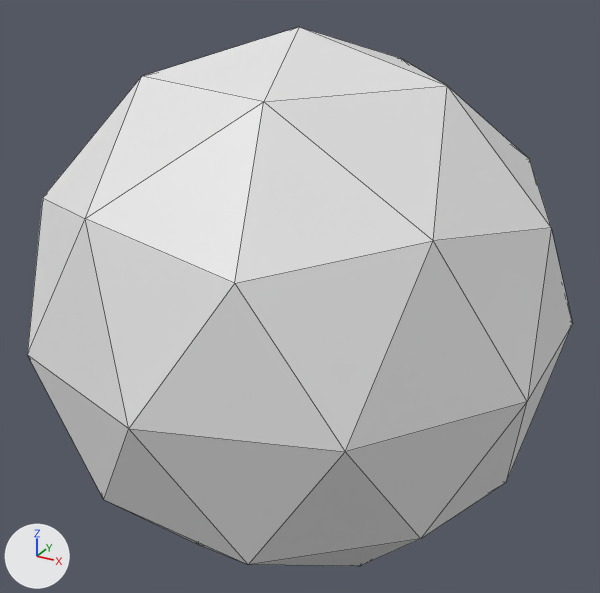
A saved change to the Blender file assets/icosphere.blend.
Camera for both pictures: a 50 mm lens placed at (1.395, -2.53, 1.29), pointed at (-0.002, 0.009, 0.021). Arrows for +X, +Y and +Z are at lower left; the lights stay in place. Mesh edges are drawn as thin lines.

Script lines for the objects in view, before the commit:
```python
me_icosphere = bpy.data.meshes.new('Icosphere')
me_icosphere.from_pydata(...)  # an icosphere of 80 faces spanning x -0.95..0.95, y -1.0..1.0, z -1.0..1.0
ob_icosphere = bpy.data.objects.new('Icosphere', me_icosphere)
ob_icosphere.location = (0.0, 0.0, 0.0)
```
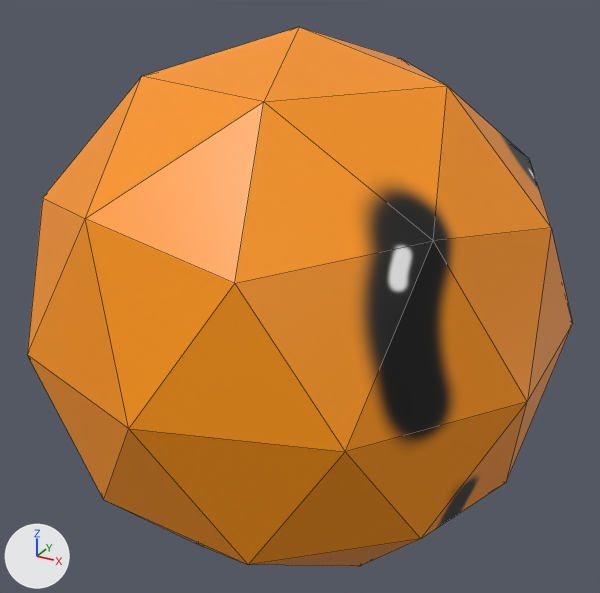
Commit message: feat: icosphere

Location of each change, [x1, y1, x2, y2] in pixels of the pictures (600 x 593 px):
'Icosphere', recoloured (white to orange): [27, 27, 573, 566] in both

The change, as a diff of the scene's bpy script:
```diff
--- a/assets/icosphere.blend.py
+++ b/assets/icosphere.blend.py
@@ img_untitled @@
+img_untitled = load_image('Untitled', 'buddy_tex1.png', 1024, 1024, 'sRGB')
@@ mat_material @@
+mat_material = principled_material('Material')
+mat_material.texture = img_untitled
+mat_material.roughness = 0.4
@@ me_icosphere @@
 me_icosphere.from_pydata(...)  # 42 vertices, 80 faces; spans x -0.95..0.95, y -1.0..1.0, z -1.0..1.0
+me_icosphere.materials.append(mat_material)  # picture img_untitled
```
